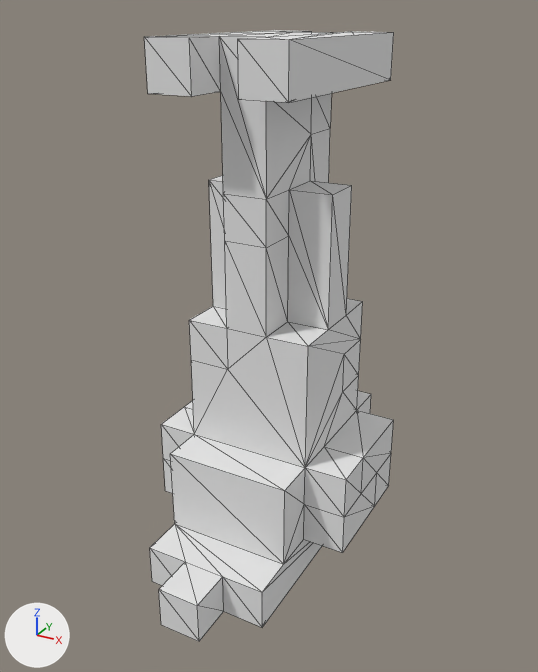
The OBJ model Assets/Models/_Character/Leg/Leg.obj: old version first, new version second.
Rendered twice from a 50 mm lens placed at (1.114, -0.986, 3.247), pointed at (0.377, 0.354, 2.577). Lighting does not change. The marker at lower left points along +X, +Y and +Z. Mesh edges are drawn as thin lines. Where no turn or scale is listed for an object, it has been applied to the vertices. Vertices at the same position are counted once.

The first picture shows 'Untitled'.
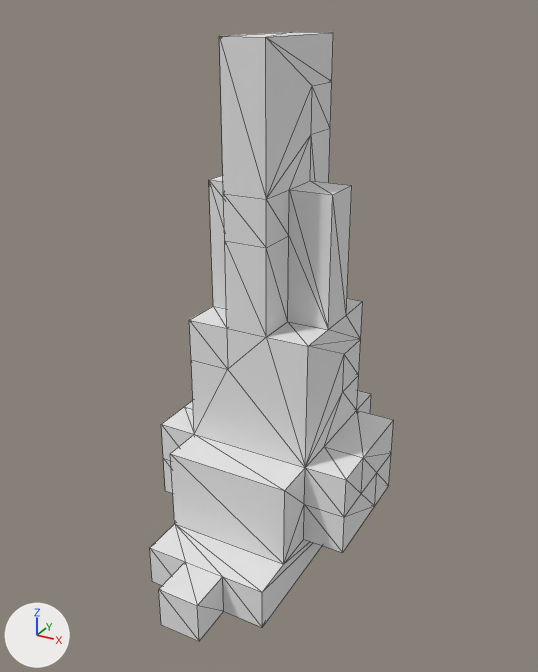
Location of each change, (x1, y1, x2, y2) in pixels of the pictures (538 x 672 px):
'Untitled', reshaped: before (144, 30, 394, 641); after (150, 32, 394, 641)
part 1 of me_untitled, cut back: before (144, 30, 394, 199); after (219, 33, 333, 199)

The change, as a list of edits to the scene's bpy script:
```text
Change me_untitled:
    used by ob_untitled; location = (0.0, 0.0, 0.0)
    remove me_untitled.from_pydata(...)  # 137 vertices, 270 faces; spans x 0.1..0.6, y 0.0..0.7, z 2.0..3.2
    add me_untitled.from_pydata(...)  # 119 vertices, 234 faces; spans x 0.1..0.6, y 0.0..0.7, z 2.0..3.2
    me_untitled part 1
    18 vertices are removed from x 0.2..0.5, y 0.2..0.7, z 3.1..3.2
    46 faces are deleted
    10 new faces join them
```
